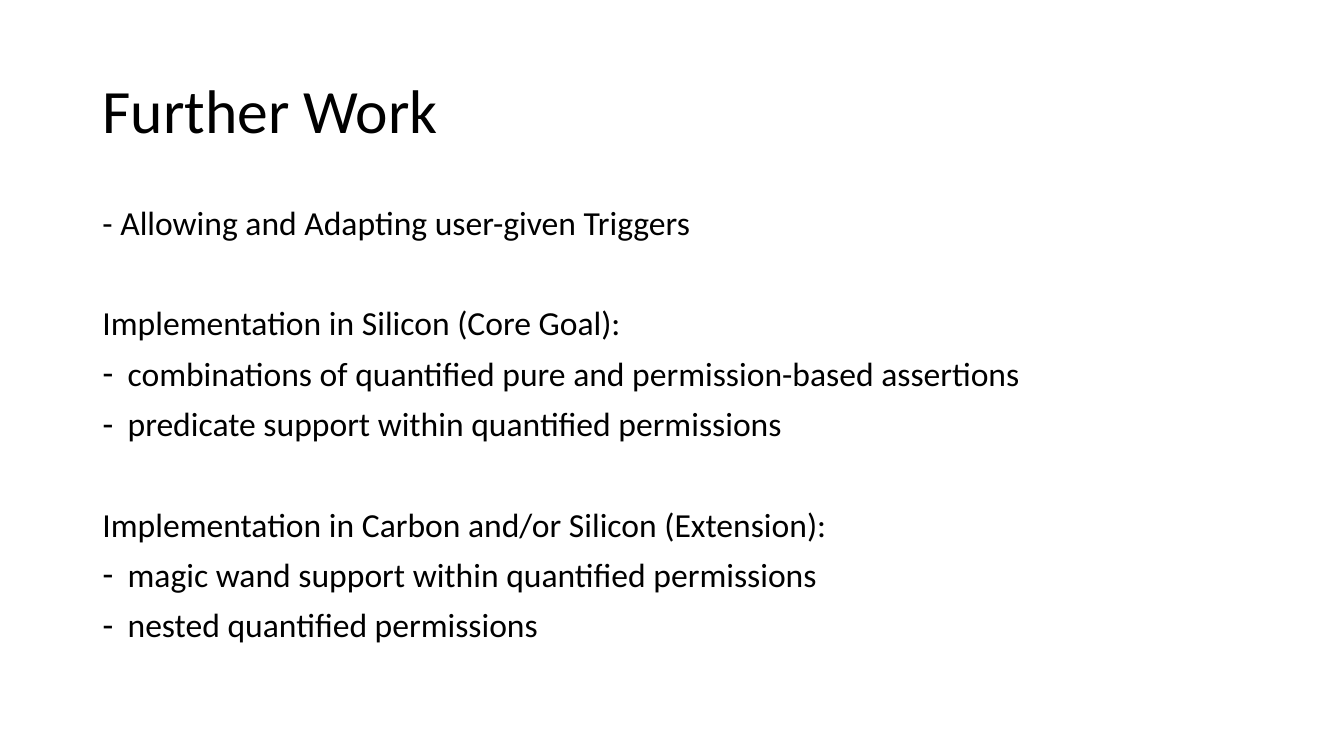
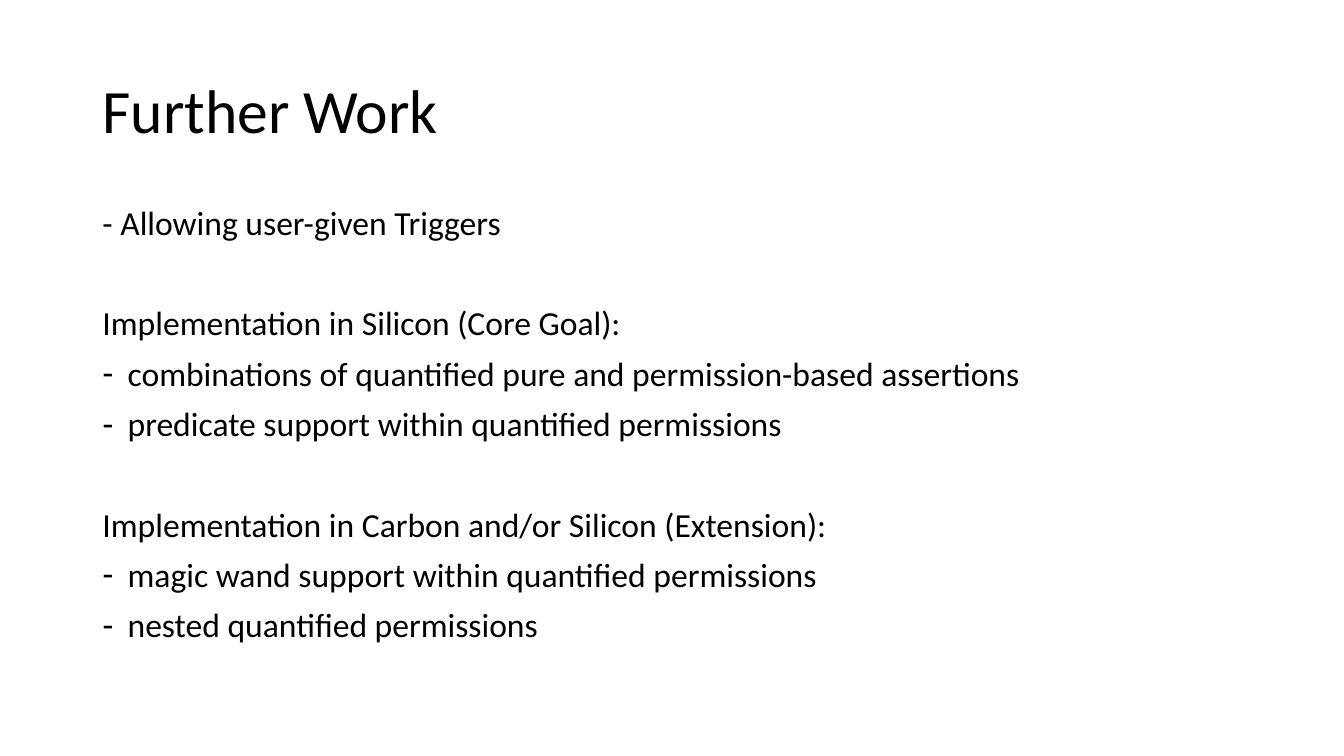
Before and after one commit to Aimenel/MT, a slide deck: slide 28 of presentations/Intermediate Presentation/Intermediate.pptx (slide 26 before the commit). Drawn at 1344x756 pixels with LibreOffice and Linux fonts; fonts in the diff are those of the drawing. Boxes give left, top, right and bottom in pixels: in the first picture for what was removed or moved away, otherwise in the second. Text is boxed around its words. In the diff, an @@ line names an element or a change of style, - is before the commit and + after.

Commit message:
presentation update

```diff
--- a/presentations/Intermediate Presentation/Intermediate.pptx
+++ b/presentations/Intermediate Presentation/Intermediate.pptx
@@ text at bbox=[120, 211, 500, 241]: text changed @@
-- Allowing and Adapting user-given Triggers
+- Allowing user-given Triggers
```
Also in this commit, not shown: 2 other slides changed, 2 slides added, 1 other file.
